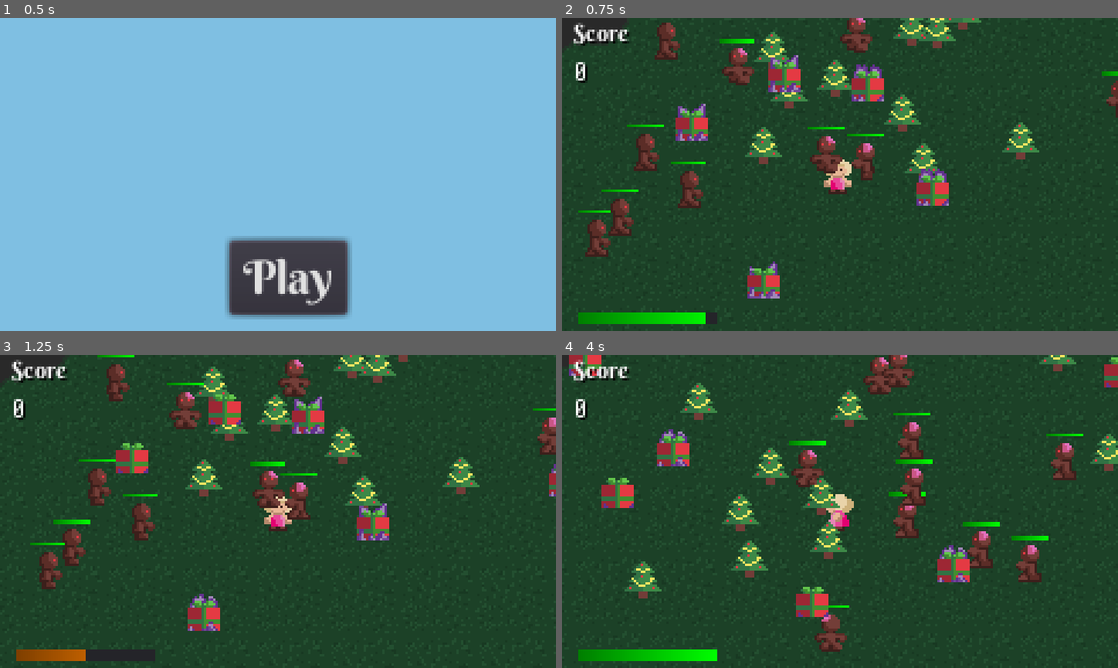
Above: before the commit, frames 1-4 (two rows, left to right).
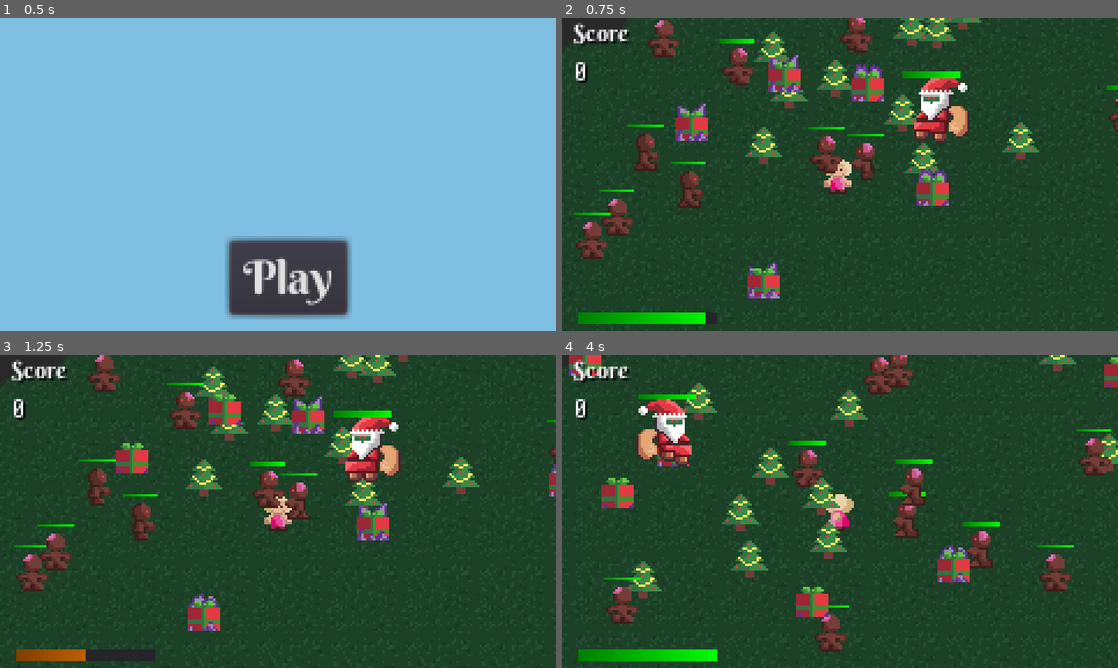
Above: after the commit, the same moments.

Repository: cznrhubarb/feliz-navidead
Game: Godot game, scene res://scn/TitleScreen.tscn
Same seed, same stepped clock (60 frames per second), same inputs: the game is played once before the commit and once after it.
Inputs (mouse positions are in pixels of both pictures, inside the frame that each line leads up to):
- Up to frame 1 (0.5 s): no input
- Up to frame 2 (0.75 s): click "Play" at 0.5 s
- Up to frame 3 (1.25 s): no input
- Up to frame 4 (4 s): move the mouse to (962, 495) at 1.27 s; press the mouse at (962, 495) at 1.28 s; hold D (move_right) 1.28-2 s; release the mouse at (962, 495) at 2 s; click "OK I guess..." at 2 s; click "Play" at 2.75 s; move the mouse to (728, 527) at 3.52 s; hold S (move_down) from 3.53 s (still down); click (728, 527) at 3.6 s

Frame 1 is identical in both runs. In frame 2, 2.9% of the frame differs, in the area x 2-100%, y 0-78%; in frame 3, 4.1%; in frame 4, 4.3%, in the area x 7-99%, y 12-86%.

Commit message:
Santa slays

Diff:
--- a/UI/HP_Bar.gd
+++ b/UI/HP_Bar.gd
@@ -4,27 +4,26 @@
 var tint = Color(0,1,0) # green
 var hp_bar
 
-# Called when the node enters the scene tree for the first time.
 func _ready():
 	#TODO: set "HP_TextureProgress" Progress Tint equal to "tint" var
 	pass # Replace with function body.
 	hp_bar = get_node("Panel/HP_TextureProgress")
 
-# Called every frame. 'delta' is the elapsed time since the previous frame.
-#func _process(delta):
-#	pass
-
-
-func update_health(health):
+func update_health(health, max_health = 100):
+	var percent = health / float(max_health)
+	print("update")
+	print(health)
+	print(max_health)
+	print(percent)
 	# Update Label to reflect current / max hp
 	# set Tint of TextureProgress to reflect current HP stability level.
-	if health > 75:
+	if percent > 0.75:
 		tint = Color(0,1,0) # green
-	elif health >50:
+	elif percent > 0.50:
 		tint = Color(1,1,0) # yellow
-	elif health >25:
+	elif percent > 0.25:
 		tint = Color(1,.5,0) # orange
-	elif health <25:
+	else:
 		tint = Color(1,0,0) # red
 	hp_bar.tint_progress = tint
-	hp_bar.value = health
+	hp_bar.value = 100 * percent
--- /dev/null
+++ b/scn/Santa.tscn
@@ -0,0 +1,161 @@
+[gd_scene load_steps=10 format=2]
+
+[ext_resource path="res://src/Santa.gd" type="Script" id=1]
+[ext_resource path="res://img/Anim/BigSanta_Anim.PNG" type="Texture" id=2]
+[ext_resource path="res://UI/HP_Bar.tscn" type="PackedScene" id=3]
+
+[sub_resource type="Animation" id=1]
+resource_name = "Charge Up"
+length = 0.8
+step = 0.05
+tracks/0/type = "value"
+tracks/0/path = NodePath(".:frame")
+tracks/0/interp = 1
+tracks/0/loop_wrap = true
+tracks/0/imported = false
+tracks/0/enabled = true
+tracks/0/keys = {
+"times": PoolRealArray( 0 ),
+"transitions": PoolRealArray( 1 ),
+"update": 1,
+"values": [ 0 ]
+}
+tracks/1/type = "value"
+tracks/1/path = NodePath(".:modulate")
+tracks/1/interp = 1
+tracks/1/loop_wrap = true
+tracks/1/imported = false
+tracks/1/enabled = true
+tracks/1/keys = {
+"times": PoolRealArray( 0, 0.05, 0.1, 0.15, 0.2, 0.25, 0.3, 0.35, 0.4, 0.45, 0.5, 0.55, 0.6, 0.65, 0.7, 0.75, 0.8 ),
+"transitions": PoolRealArray( 1, 1, 1, 1, 1, 1, 1, 1, 1, 1, 1, 1, 1, 1, 1, 1, 1 ),
+"update": 0,
+"values": [ Color( 1, 1, 1, 1 ), Color( 10, 0, 0, 1 ), Color( 1, 1, 1, 1 ), Color( 10, 0, 0, 1 ), Color( 1, 1, 1, 1 ), Color( 10, 0, 0, 1 ), Color( 1, 1, 1, 1 ), Color( 10, 0, 0, 1 ), Color( 1, 1, 1, 1 ), Color( 10, 0, 0, 1 ), Color( 1, 1, 1, 1 ), Color( 10, 0, 0, 1 ), Color( 1, 1, 1, 1 ), Color( 10, 0, 0, 1 ), Color( 1, 1, 1, 1 ), Color( 10, 0, 0, 1 ), Color( 1, 1, 1, 1 ) ]
+}
+tracks/2/type = "method"
+tracks/2/path = NodePath("..")
+tracks/2/interp = 1
+tracks/2/loop_wrap = true
+tracks/2/imported = false
+tracks/2/enabled = true
+tracks/2/keys = {
+"times": PoolRealArray( 0.8 ),
+"transitions": PoolRealArray( 1 ),
+"values": [ {
+"args": [ "dash" ],
+"method": "change_state"
+} ]
+}
+
+[sub_resource type="Animation" id=2]
+resource_name = "Run"
+length = 0.16
+loop = true
+step = 0.08
+tracks/0/type = "value"
+tracks/0/path = NodePath(".:frame")
+tracks/0/interp = 1
+tracks/0/loop_wrap = true
+tracks/0/imported = false
+tracks/0/enabled = true
+tracks/0/keys = {
+"times": PoolRealArray( 0, 0.08 ),
+"transitions": PoolRealArray( 1, 1 ),
+"update": 1,
+"values": [ 3, 1 ]
+}
+
+[sub_resource type="Animation" id=3]
+length = 0.5
+tracks/0/type = "value"
+tracks/0/path = NodePath(".:frame")
+tracks/0/interp = 1
+tracks/0/loop_wrap = true
+tracks/0/imported = false
+tracks/0/enabled = true
+tracks/0/keys = {
+"times": PoolRealArray( 0, 0.2, 0.3, 0.4, 0.5 ),
+"transitions": PoolRealArray( 1, 1, 1, 1, 1 ),
+"update": 1,
+"values": [ 5, 6, 7, 8, 9 ]
+}
+tracks/1/type = "method"
+tracks/1/path = NodePath("..")
+tracks/1/interp = 1
+tracks/1/loop_wrap = true
+tracks/1/imported = false
+tracks/1/enabled = true
+tracks/1/keys = {
+"times": PoolRealArray( 0.5 ),
+"transitions": PoolRealArray( 1 ),
+"values": [ {
+"args": [ "idle" ],
+"method": "change_state"
+} ]
+}
+
+[sub_resource type="Animation" id=4]
+resource_name = "Stand"
+length = 0.1
+loop = true
+tracks/0/type = "value"
+tracks/0/path = NodePath(".:frame")
+tracks/0/interp = 1
+tracks/0/loop_wrap = true
+tracks/0/imported = false
+tracks/0/enabled = true
+tracks/0/keys = {
+"times": PoolRealArray( 0 ),
+"transitions": PoolRealArray( 1 ),
+"update": 1,
+"values": [ 0 ]
+}
+
+[sub_resource type="Animation" id=5]
+length = 0.4
+loop = true
+tracks/0/type = "value"
+tracks/0/path = NodePath(".:frame")
+tracks/0/interp = 1
+tracks/0/loop_wrap = true
+tracks/0/imported = false
+tracks/0/enabled = true
+tracks/0/keys = {
+"times": PoolRealArray( 0, 0.1, 0.2, 0.3 ),
+"transitions": PoolRealArray( 1, 1, 1, 1 ),
+"update": 1,
+"values": [ 0, 1, 2, 3 ]
+}
+
+[sub_resource type="RectangleShape2D" id=6]
+extents = Vector2( 7.39392, 11.0323 )
+
+[node name="Santa" type="KinematicBody2D"]
+collision_layer = 4
+collision_mask = 19
+script = ExtResource( 1 )
+
+[node name="Sprite" type="Sprite" parent="."]
+texture = ExtResource( 2 )
+vframes = 3
+hframes = 4
+frame = 6
+
+[node name="AnimationPlayer" type="AnimationPlayer" parent="Sprite"]
+"anims/Charge Up" = SubResource( 1 )
+anims/Run = SubResource( 2 )
+anims/SackWhack = SubResource( 3 )
+anims/Stand = SubResource( 4 )
+anims/Walk = SubResource( 5 )
+
+[node name="CollisionShape2D" type="CollisionShape2D" parent="."]
+position = Vector2( 1.02337, 4.09349 )
+shape = SubResource( 6 )
+
+[node name="HP_Bar" parent="." instance=ExtResource( 3 )]
+margin_left = -16.0
+margin_top = -16.0
+margin_right = 16.0
+margin_bottom = -13.0
+rect_scale = Vector2( 0.789312, 0.758374 )
+rect_pivot_offset = Vector2( 10, 1 )
--- a/src/GingerBreadMan.gd
+++ b/src/GingerBreadMan.gd
@@ -1,6 +1,7 @@
 extends KinematicBody2D
 
 export var Speed = 10
+export var max_follow_distance = 95
 
 # warning-ignore:unused_class_variable
 var type = "enemy"
@@ -17,24 +18,28 @@
 
 func _physics_process(delta):
 	if player:
-		var direction = (player.position - position).normalized()
-		collision_info = move_and_collide(direction * Speed * delta)
-		if collision_info:
-			var collider = collision_info.collider
-			if collider.type == "child":
-				collider.take_damage(1)
-	#Animation
-		anim_player.playback_speed = .5
-		if abs(direction.x) >= abs(direction.y):
-			if direction.x >=0:
-				anim_player.play("WalkRight")
+		var direction = player.position - position
+		if direction.length() < max_follow_distance:
+			direction = direction.normalized()
+			collision_info = move_and_collide(direction * Speed * delta)
+			if collision_info:
+				var collider = collision_info.collider
+				if collider.type == "child":
+					collider.take_damage(1)
+		#Animation
+			anim_player.playback_speed = .5
+			if abs(direction.x) >= abs(direction.y):
+				if direction.x >=0:
+					anim_player.play("WalkRight")
+				else:
+					anim_player.play("WalkLeft")
 			else:
-				anim_player.play("WalkLeft")
+				if direction.y >=0:
+					anim_player.play("WalkDown")
+				else:
+					anim_player.play("WalkUp")
 		else:
-			if direction.y >=0:
-				anim_player.play("WalkDown")
-			else:
-				anim_player.play("WalkUp")
+			anim_player.stop()
 
 func take_damage(value):
 	health -= value
--- a/src/GingerFactory.gd
+++ b/src/GingerFactory.gd
@@ -3,8 +3,14 @@
 func _ready():
 	var scene_size = get_viewport().size
 	var ginger_scene = load("res://scn/GingerBreadMan.tscn")
+	var santa_scene = load("res://scn/Santa.tscn")
 	for i in range(10):
 		var ginger = ginger_scene.instance()
 		ginger.position = Vector2(rand_range(0, scene_size.x), rand_range(0, scene_size.y))
 		#get_parent().add_child(ginger)
 		add_child(ginger)
+
+	var santa = santa_scene.instance()
+	santa.position = Vector2(rand_range(0, scene_size.x), rand_range(0, scene_size.y))
+	#get_parent().add_child(santa)
+	add_child(santa)
--- /dev/null
+++ b/src/Santa.gd
@@ -0,0 +1,113 @@
+extends KinematicBody2D
+
+export var walk_speed = 50
+export var run_speed = 200
+export var max_follow_distance = 125
+
+# warning-ignore:unused_class_variable
+var type = "enemy"
+var player
+var hp_bar
+var max_health = 1000
+var health = max_health
+var collision_info
+var anim_player
+var spr
+
+var time_to_dash
+var dash_duration
+var dash_direction
+var idle_duration = 0
+
+var regular_collision_mask
+var regular_collision_layer
+var state = "idle"
+
+func _ready():
+	player = get_tree().get_root().find_node("Child", true, false)
+	hp_bar = get_node("HP_Bar")
+	anim_player = find_node("AnimationPlayer", true)
+	spr = get_node("Sprite")
+	regular_collision_layer = collision_layer
+	regular_collision_mask = collision_mask
+
+func _physics_process(delta):
+	if state == "idle":
+		idle_duration -= delta
+		if idle_duration > 0:
+			return
+
+	if state == "walk":
+		time_to_dash -= delta
+		if time_to_dash <= 0:
+			change_state("charge_up")
+
+	if player:
+		if state == "dash":
+			collision_info = move_and_collide(dash_direction * run_speed * delta)
+			if collision_info:
+				var collider = collision_info.collider
+				if collider.type == "child":
+					collider.take_damage(10)
+					change_state("attack")
+			else:
+				dash_duration -= delta
+				if dash_duration <= 0:
+					change_state("attack")
+		elif state != "charge_up" and state != "attack":
+			var direction = player.position - position
+			if direction.length() < max_follow_distance:
+				change_state("walk")
+				direction = direction.normalized()
+				collision_info = move_and_collide(direction * walk_speed * delta)
+				if collision_info:
+					var collider = collision_info.collider
+					if collider.type == "child":
+						collider.take_damage(1)
+
+				if direction.x > 0:
+					spr.set_flip_h(false)
+				elif direction.x < 0:
+					spr.set_flip_h(true)
+
+func take_damage(value):
+	health -= value
+	hp_bar.update_health(health, max_health)
+	if health <= 0:
+		var game_hud = get_tree().get_root().find_node("GameHud", true, false)
+		game_hud.add_score(250)
+		queue_free()
+		# TODO: VFX
+
+func attack(character):
+	if player:
+		if collision_info:
+			var collider = collision_info.collider
+			if collider.type == "child":
+				collider.take_damage(10)
+
+func change_state(new_state):
+	if new_state == state:
+		return
+
+	collision_mask = regular_collision_mask
+	collision_layer = regular_collision_layer
+	state = new_state
+	match state:
+		"idle":
+			anim_player.play("Stand")
+		"walk":
+			time_to_dash = 3
+			anim_player.play("Walk")
+		"charge_up":
+			anim_player.play("Charge Up")
+		"dash":
+			collision_layer = 0
+			collision_mask = 0
+			set_collision_mask_bit(4, true)
+			dash_duration = 0.75
+			dash_direction = (player.position - position).normalized()
+			anim_player.play("Run")
+		"attack":
+			anim_player.play("SackWhack")
+			idle_duration = 1
Binary file added: img/Anim/BigSanta_Anim.PNG
Not shown, added: img/Anim/BigSanta_Anim.PNG.import
